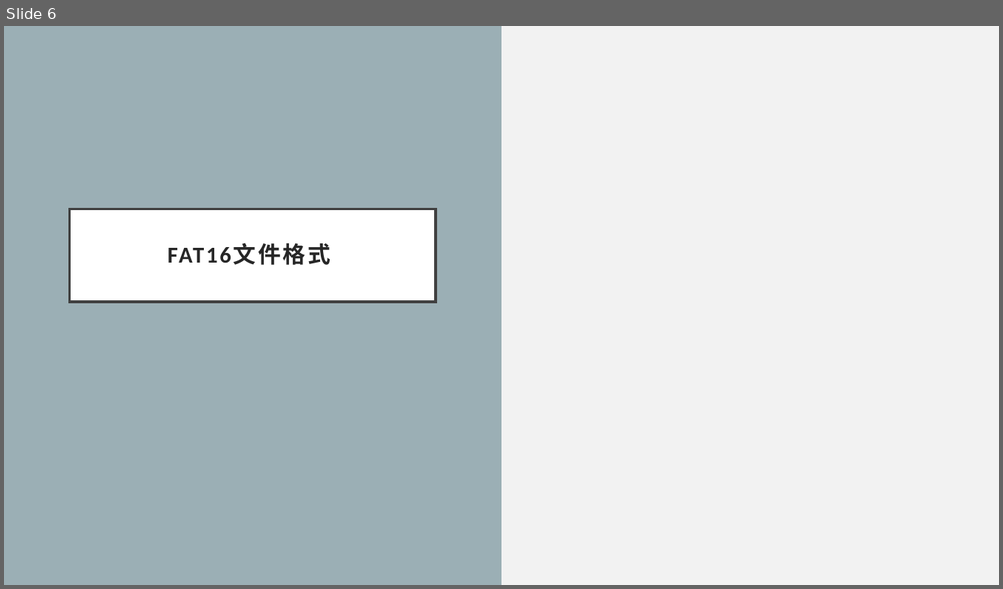
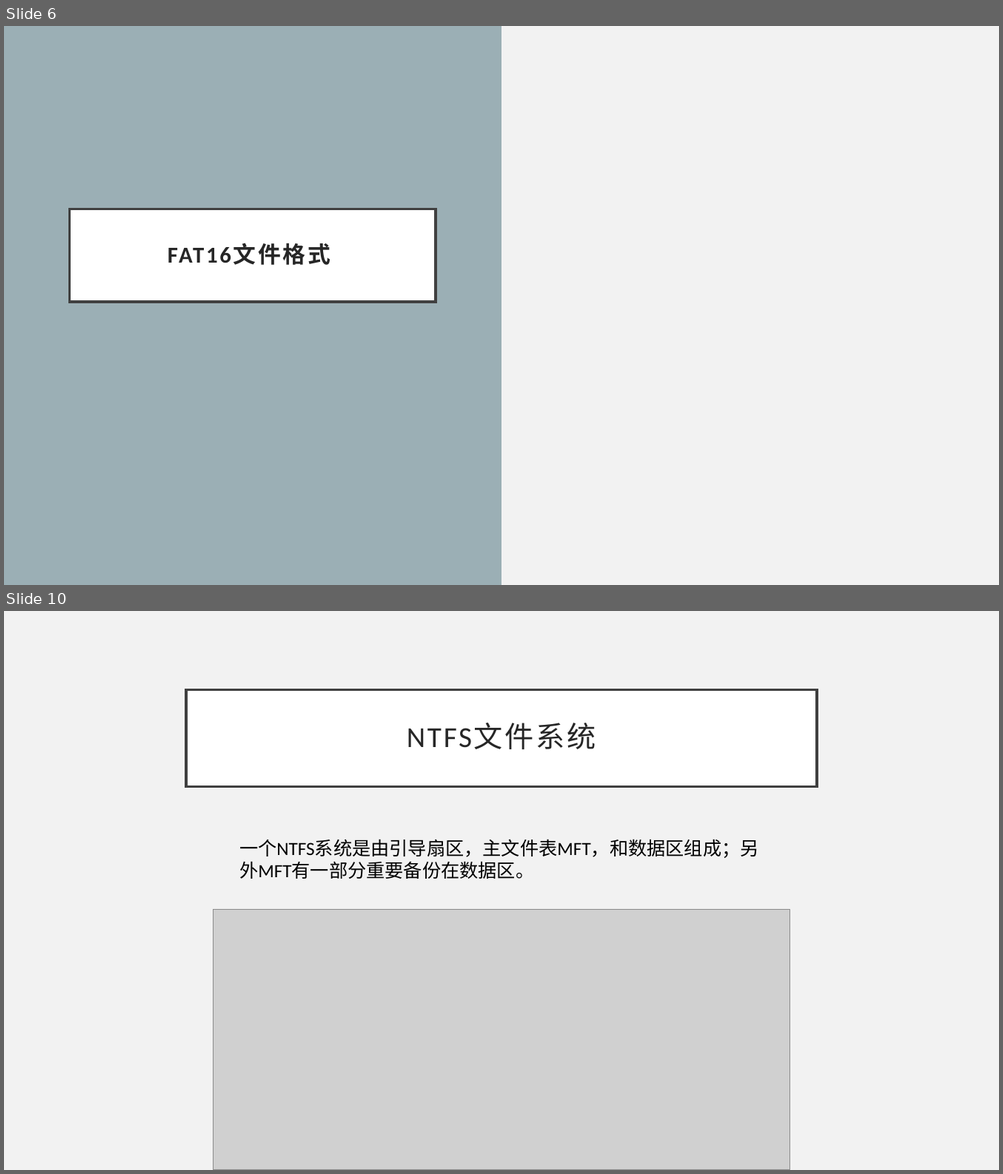
Before and after one commit to llCurious/synchro, a slide deck: Windows Fs.pptx. Shown one above the other, each under a label of ours: slide 6 before the commit, slides 6 and 10 after it; the slides between them are not shown. The pictures are 1003x589 and 1003x1174 pixels, drawn with LibreOffice and Linux fonts; fonts in the diff are those of the drawing; grey boxes stand for pictures. Boxes give left, top, right and bottom in pixels: in the first picture for what was removed or moved away, otherwise in the second. Text is boxed around its words. In the diff, an @@ line names an element or a change of style, - is before the commit and + after.

```diff
--- a/Windows Fs.pptx
+++ b/Windows Fs.pptx
@@ slide 10 added at (4, 611, 999, 1170), background #F2F2F2 @@
@@ title added at (186, 689, 817, 786), fill #FFFFFF, outline #404040 2.5 pt, 28 pt, text #262626 @@
+NTFS文件系统
@@ text added at (239, 839, 759, 879), 18 pt, text #000000 @@
+一个NTFS系统是由引导扇区，主文件表MFT，和数据区组成；另外MFT有一部分重要备份在数据区。
@@ picture added at (213, 909, 790, 1170) @@
```
Also in this commit, not shown: 14 other slides added, 3 slides removed.
